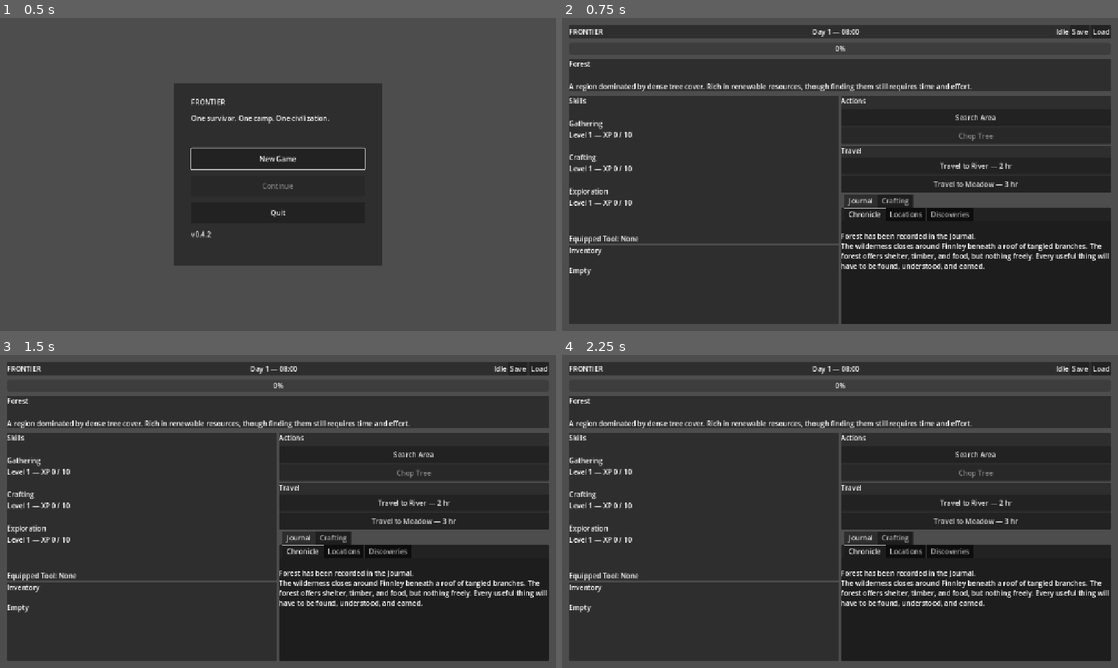
Above: before the commit, frames 1-4 (two rows, left to right).
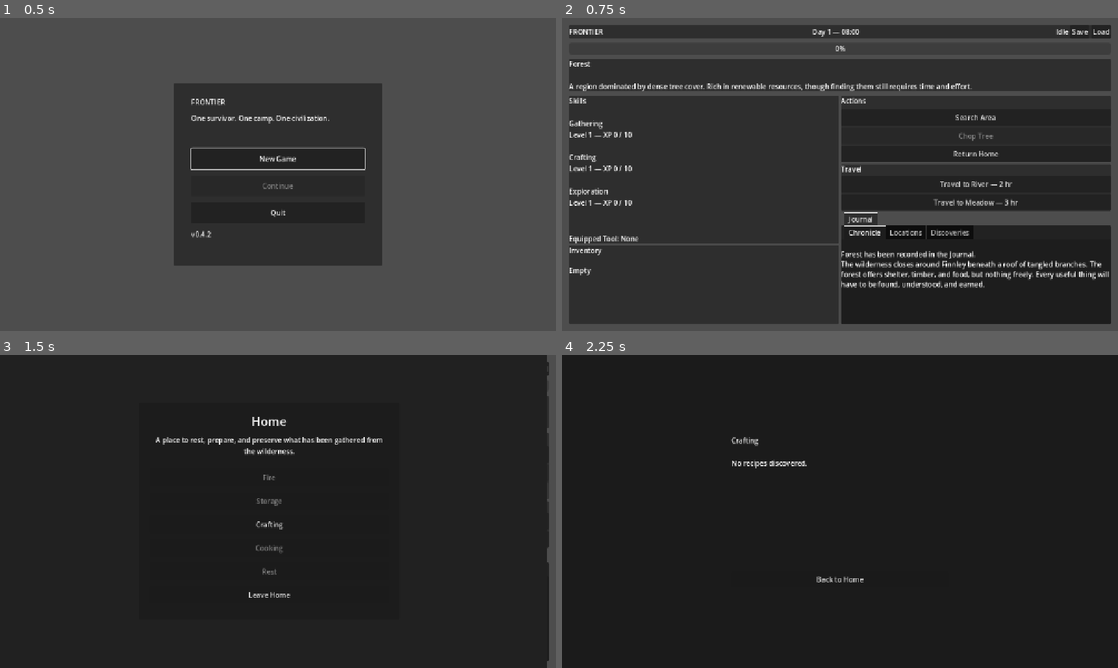
Above: after the commit, the same moments.

Repository: thegrundle-git/frontierthegame
Game: Godot game, scene res://scenes/ui/MainMenu.tscn
Two runs of this game, one before a commit and one after it. Both use one fixed random seed, a clock stepped at 60 frames per second and the inputs below.
Inputs (mouse positions are in pixels of both pictures, inside the frame that each line leads up to):
- Up to frame 1 (0.5 s): no input
- Up to frame 2 (0.75 s): click "New Game" at 0.5 s
- Up to frame 3 (1.5 s): click (411, 489) at 1.25 s, where only the run after the commit has a clickable "Return Home"
- Up to frame 4 (2.25 s): click (828, 524) at 2 s, where only the run after the commit has a clickable "Crafting"

Frame 1 is identical in both runs. In frame 2, 8.2% of the frame differs, in the area x 50-99%, y 40-87%; in frame 3, 22%; in frame 4, 23%, in the area x 0-100%, y 0-100%.

Commit message:
v0.6.0-alpha1 - The First Hearth

Diff:
--- a/scenes/ui/GameUI.tscn
+++ b/scenes/ui/GameUI.tscn
@@ -1,6 +1,7 @@
 [gd_scene format=3 uid="uid://baqm7w2ms734e"]
 
 [ext_resource type="Script" uid="uid://1bobkraw02vv" path="res://scripts/ui/GameUI.gd" id="1_r8hcy"]
+[ext_resource type="PackedScene" uid="uid://dgmcykvgvwvpm" path="res://scenes/ui/HomeUI.tscn" id="2_3pxe2"]
 
 [node name="GameUI" type="Control" unique_id=1054040398]
 layout_mode = 3
@@ -211,28 +212,6 @@
 bbcode_enabled = true
 text = "No landmarks recorded."
 
-[node name="Crafting" type="PanelContainer" parent="ScreenMargin/MainLayout/MiddleRow/RightColumn/DetailTabs" unique_id=12433698]
-visible = false
-layout_mode = 2
-metadata/_tab_index = 1
-
-[node name="CraftList" type="VBoxContainer" parent="ScreenMargin/MainLayout/MiddleRow/RightColumn/DetailTabs/Crafting" unique_id=1776161968]
-layout_mode = 2
-
-[node name="RecipeLabel" type="Label" parent="ScreenMargin/MainLayout/MiddleRow/RightColumn/DetailTabs/Crafting/CraftList" unique_id=1619250410]
-unique_name_in_owner = true
-layout_mode = 2
-size_flags_vertical = 1
-text = "Crafting
-
-No recipes discovered."
-
-[node name="CraftButton" type="Button" parent="ScreenMargin/MainLayout/MiddleRow/RightColumn/DetailTabs/Crafting/CraftList" unique_id=2007992763]
-unique_name_in_owner = true
-custom_minimum_size = Vector2(0, 38)
-layout_mode = 2
-text = "Craft Stone Axe"
-
 [node name="EventOverlay" type="CenterContainer" parent="." unique_id=1164358211]
 unique_name_in_owner = true
 visible = false
@@ -265,6 +244,60 @@
 unique_name_in_owner = true
 layout_mode = 2
 
+[node name="Crafting" type="PanelContainer" parent="." unique_id=12433698]
+unique_name_in_owner = true
+visible = false
+layout_mode = 1
+anchors_preset = 15
+anchor_right = 1.0
+anchor_bottom = 1.0
+grow_horizontal = 2
+grow_vertical = 2
+
+[node name="CraftingBackground" type="ColorRect" parent="Crafting" unique_id=619864220]
+layout_mode = 2
+color = Color(0.10747974, 0.10747974, 0.10747967, 1)
+
+[node name="CraftingCenter" type="CenterContainer" parent="Crafting" unique_id=1924899879]
+layout_mode = 2
+
+[node name="CraftingPanel" type="VBoxContainer" parent="Crafting/CraftingCenter" unique_id=1776161968]
+unique_name_in_owner = true
+custom_minimum_size = Vector2(500, 350)
+layout_mode = 2
+mouse_filter = 0
+
+[node name="CraftingLayout" type="VBoxContainer" parent="Crafting/CraftingCenter/CraftingPanel" unique_id=1087235980]
+layout_mode = 2
+size_flags_vertical = 3
+theme_override_constants/separation = 12
+
+[node name="RecipeLabel" type="Label" parent="Crafting/CraftingCenter/CraftingPanel/CraftingLayout" unique_id=1619250410]
+unique_name_in_owner = true
+layout_mode = 2
+size_flags_vertical = 3
+text = "Crafting
+
+No recipes discovered."
+autowrap_mode = 3
+
+[node name="CraftButton" type="Button" parent="Crafting/CraftingCenter/CraftingPanel/CraftingLayout" unique_id=2007992763]
+unique_name_in_owner = true
+custom_minimum_size = Vector2(0, 38)
+layout_mode = 2
+text = "Craft Stone Axe"
+
+[node name="BackToHomeButton" type="Button" parent="Crafting/CraftingCenter/CraftingPanel/CraftingLayout" unique_id=210938268]
+unique_name_in_owner = true
+custom_minimum_size = Vector2(0, 38)
+layout_mode = 2
+text = "Back to Home"
+
+[node name="HomeUI" parent="." unique_id=1443133491 instance=ExtResource("2_3pxe2")]
+unique_name_in_owner = true
+visible = false
+layout_mode = 1
+
 [connection signal="pressed" from="ScreenMargin/MainLayout/HeaderPanel/HeaderLayout/SaveButton" to="." method="_on_save_button_pressed"]
 [connection signal="pressed" from="ScreenMargin/MainLayout/HeaderPanel/HeaderLayout/LoadButton" to="." method="_on_load_button_pressed"]
-[connection signal="pressed" from="ScreenMargin/MainLayout/MiddleRow/RightColumn/DetailTabs/Crafting/CraftList/CraftButton" to="." method="_on_craft_button_pressed"]
+[connection signal="pressed" from="Crafting/CraftingCenter/CraftingPanel/CraftingLayout/CraftButton" to="." method="_on_craft_button_pressed"]
--- /dev/null
+++ b/scenes/ui/HomeUI.tscn
@@ -0,0 +1,107 @@
+[gd_scene format=3 uid="uid://dgmcykvgvwvpm"]
+
+[ext_resource type="Script" uid="uid://wh5qfu4mohif" path="res://scripts/ui/HomeUI.gd" id="1_8tlva"]
+
+[node name="HomeUi" type="Control" unique_id=1443133491]
+layout_mode = 3
+anchors_preset = 15
+anchor_right = 1.0
+anchor_bottom = 1.0
+offset_left = -20.0
+offset_top = -1.0
+offset_right = -20.0
+offset_bottom = -1.0
+grow_horizontal = 2
+grow_vertical = 2
+script = ExtResource("1_8tlva")
+
+[node name="Background" type="ColorRect" parent="." unique_id=909114177]
+layout_mode = 1
+anchors_preset = 15
+anchor_right = 1.0
+anchor_bottom = 1.0
+grow_horizontal = 2
+grow_vertical = 2
+color = Color(0.12955844, 0.1295585, 0.12955841, 1)
+
+[node name="HomeCenter" type="CenterContainer" parent="." unique_id=630057285]
+layout_mode = 1
+anchors_preset = 15
+anchor_right = 1.0
+anchor_bottom = 1.0
+grow_horizontal = 2
+grow_vertical = 2
+
+[node name="HomePanel" type="PanelContainer" parent="HomeCenter" unique_id=415818117]
+custom_minimum_size = Vector2(600, 500)
+layout_mode = 2
+
+[node name="HomeMargin" type="MarginContainer" parent="HomeCenter/HomePanel" unique_id=663534482]
+layout_mode = 2
+theme_override_constants/margin_left = 24
+theme_override_constants/margin_top = 24
+theme_override_constants/margin_right = 24
+theme_override_constants/margin_bottom = 24
+
+[node name="HomeLayout" type="VBoxContainer" parent="HomeCenter/HomePanel/HomeMargin" unique_id=1895852642]
+layout_mode = 2
+theme_override_constants/separation = 12
+
+[node name="HomeTitle" type="Label" parent="HomeCenter/HomePanel/HomeMargin/HomeLayout" unique_id=1413021096]
+layout_mode = 2
+theme_override_font_sizes/font_size = 28
+text = "Home"
+horizontal_alignment = 1
+
+[node name="HomeDescription" type="Label" parent="HomeCenter/HomePanel/HomeMargin/HomeLayout" unique_id=59416481]
+layout_mode = 2
+text = "A place to rest, prepare, and preserve what has been gathered from the wilderness."
+horizontal_alignment = 1
+autowrap_mode = 3
+
+[node name="TopSeparator" type="HSeparator" parent="HomeCenter/HomePanel/HomeMargin/HomeLayout" unique_id=1306443690]
+layout_mode = 2
+
+[node name="FireButton" type="Button" parent="HomeCenter/HomePanel/HomeMargin/HomeLayout" unique_id=1584116527]
+unique_name_in_owner = true
+custom_minimum_size = Vector2(0, 42)
+layout_mode = 2
+tooltip_text = "Not yet available."
+disabled = true
+text = "Fire"
+
+[node name="StorageButton" type="Button" parent="HomeCenter/HomePanel/HomeMargin/HomeLayout" unique_id=829536220]
+unique_name_in_owner = true
+custom_minimum_size = Vector2(0, 42)
+layout_mode = 2
+tooltip_text = "Not yet available."
+disabled = true
+text = "Storage"
+
+[node name="CraftingButton" type="Button" parent="HomeCenter/HomePanel/HomeMargin/HomeLayout" unique_id=1898380297]
+unique_name_in_owner = true
+custom_minimum_size = Vector2(0, 42)
+layout_mode = 2
+text = "Crafting"
+
+[node name="CookingButton" type="Button" parent="HomeCenter/HomePanel/HomeMargin/HomeLayout" unique_id=1083648024]
+unique_name_in_owner = true
+custom_minimum_size = Vector2(0, 42)
+layout_mode = 2
+tooltip_text = "Not yet available."
+disabled = true
+text = "Cooking"
+
+[node name="RestButton" type="Button" parent="HomeCenter/HomePanel/HomeMargin/HomeLayout" unique_id=1012933222]
+unique_name_in_owner = true
+custom_minimum_size = Vector2(0, 42)
+layout_mode = 2
+tooltip_text = "Not yet available."
+disabled = true
+text = "Rest"
+
+[node name="LeaveHomeButton" type="Button" parent="HomeCenter/HomePanel/HomeMargin/HomeLayout" unique_id=567251686]
+unique_name_in_owner = true
+custom_minimum_size = Vector2(0, 42)
+layout_mode = 2
+text = "Leave Home"
--- a/scripts/ui/GameUI.gd
+++ b/scripts/ui/GameUI.gd
@@ -30,10 +30,13 @@
 @onready var event_body: Label = %EventBody
 @onready var event_options: VBoxContainer = %EventOptions
 
+@onready var home_ui: HomeUI = %HomeUI
+@onready var crafting_panel: Control = %Crafting
+@onready var back_to_home_button: Button = %BackToHomeButton
 
 var world_action_buttons: Dictionary = {}
 var travel_buttons: Dictionary = {}
-
+var return_home_button: Button
 
 func _ready() -> void:
 	GameManager.game_ui = self
@@ -67,6 +70,8 @@
 	)
 
 	event_overlay.visible = false
+	home_ui.visible = false
+	crafting_panel.visible = false
 	current_action_label.text = "Idle"
 	action_progress.value = 0.0
 
@@ -79,8 +84,17 @@
 	call_deferred(
 		"_request_initial_refresh"
 	)
-
-
+	home_ui.leave_home_requested.connect(
+		_on_leave_home_requested
+)
+
+	home_ui.crafting_requested.connect(
+		_on_home_crafting_requested
+)
+
+	back_to_home_button.pressed.connect(
+		_on_back_to_home_pressed
+)
 func refresh_all() -> void:
 	update_survivor()
 	update_location()
@@ -153,6 +167,22 @@
 		action_list.add_child(button)
 		world_action_buttons[action.id] = button
 
+	# Add Return Home after all normal actions.
+	return_home_button = Button.new()
+	return_home_button.name = "ReturnHomeButton"
+	return_home_button.text = "Return Home"
+	return_home_button.tooltip_text = (
+		"Return to the safety of home."
+	)
+	return_home_button.custom_minimum_size.y = 38
+
+	return_home_button.pressed.connect(
+		_on_return_home_pressed
+	)
+
+	action_list.add_child(
+		return_home_button
+	)
 
 func build_travel_buttons() -> void:
 	for child: Node in travel_list.get_children():
@@ -242,6 +272,7 @@
 		WorldEventManager.has_pending_event()
 	)
 
+
 	for action_id_variant: Variant in world_action_buttons:
 		var action_id := str(
 			action_id_variant
@@ -291,6 +322,11 @@
 				+ tool.display_name
 			)
 
+		if return_home_button != null:
+			return_home_button.disabled = (
+				ActionManager.is_busy
+				or event_pending
+		)
 
 func update_travel_buttons() -> void:
 	var event_pending: bool = (
@@ -808,3 +844,21 @@
 
 	rebuild_location_controls()
 	refresh_all()
+
+func _on_return_home_pressed() -> void:
+	crafting_panel.visible = false
+	home_ui.visible = true
+
+func _on_leave_home_requested() -> void:
+	crafting_panel.visible = false
+	home_ui.visible = false
+
+func _on_home_crafting_requested() -> void:
+	home_ui.visible = false
+	crafting_panel.visible = true
+	update_crafting()
+
+
+func _on_back_to_home_pressed() -> void:
+	crafting_panel.visible = false
+	home_ui.visible = true
--- /dev/null
+++ b/scripts/ui/HomeUI.gd
@@ -0,0 +1,32 @@
+extends Control
+class_name HomeUI
+
+
+signal leave_home_requested
+signal crafting_requested
+
+
+@onready var fire_button: Button = %FireButton
+@onready var storage_button: Button = %StorageButton
+@onready var crafting_button: Button = %CraftingButton
+@onready var cooking_button: Button = %CookingButton
+@onready var rest_button: Button = %RestButton
+@onready var leave_home_button: Button = %LeaveHomeButton
+
+
+func _ready() -> void:
+	leave_home_button.pressed.connect(
+		_on_leave_home_button_pressed
+	)
+
+	crafting_button.pressed.connect(
+		_on_crafting_button_pressed
+	)
+
+
+func _on_leave_home_button_pressed() -> void:
+	leave_home_requested.emit()
+
+
+func _on_crafting_button_pressed() -> void:
+	crafting_requested.emit()
Not shown, added: scripts/ui/HomeUI.gd.uid
